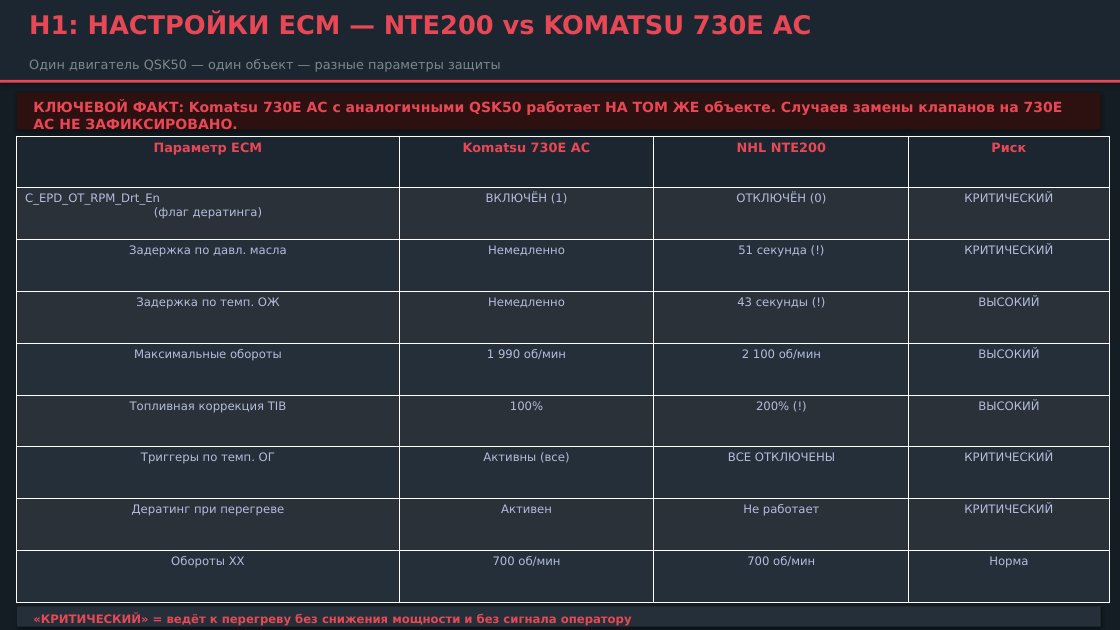
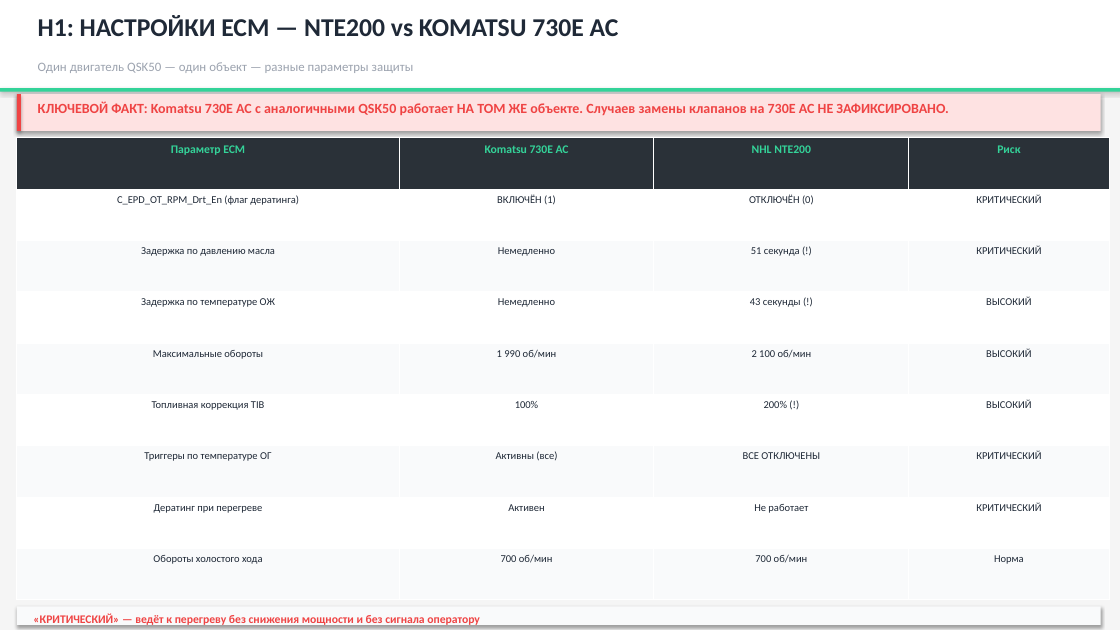
Before and after one commit to victorekuznetsov/NTE200, a slide deck: slide 11 of Презентация_анализ_клапанов_QSK50_NTE200.pptx. Drawn at 1120x630 pixels with LibreOffice and Linux fonts; fonts in the diff are those of the drawing. Boxes give left, top, right and bottom in pixels: in the first picture for what was removed or moved away, otherwise in the second. Text is boxed around its words. In the diff, an @@ line names an element or a change of style, - is before the commit and + after.

```diff
--- a/Презентация_анализ_клапанов_QSK50_NTE200.pptx
+++ b/Презентация_анализ_клапанов_QSK50_NTE200.pptx
@@ background #141C24 to #F5F5F5 @@
@@ rectangle: place and size @@
-rectangle at box(0, 0, 1120, 80)
+rectangle at box(0, 0, 1120, 88)
@@ rectangle at box(0, 0, 1120, 88): fill #1C2630 to #FFFFFF @@
@@ text "H1: НАСТРОЙКИ ECM — NTE200 ...": place and size @@
-text "H1: НАСТРОЙКИ ECM — NTE200 ..." at box(29, 15, 812, 35)
+text "H1: НАСТРОЙКИ ECM — NTE200 ..." at box(38, 15, 619, 36)
@@ text "H1: НАСТРОЙКИ ECM — NTE200 ..." at box(38, 15, 619, 36): font DejaVu Sans to Calibri, text colour #E84855 to #1F2937 @@
@@ text "Один двигатель QSK50 — один ...": place and size @@
-text "Один двигатель QSK50 — один ..." at box(29, 59, 501, 72)
+text "Один двигатель QSK50 — один ..." at box(38, 62, 414, 73)
@@ text "Один двигатель QSK50 — один ..." at box(38, 62, 414, 73): font DejaVu Sans to Calibri, text colour #80868B to #9CA3AF @@
@@ rectangle: place and size @@
-rectangle at box(0, 80, 1120, 83)
+rectangle at box(0, 88, 1120, 92)
@@ rectangle at box(0, 88, 1120, 92): fill #E84855 to #34D399 @@
@@ rectangle at box(17, 94, 1101, 131): fill #2D1010 to #FEE2E2 @@
@@ rectangle added at box(17, 94, 21, 131), fill #EF4444 @@
@@ text "КЛЮЧЕВОЙ ФАКТ: Komatsu 730E AC ..." at box(38, 102, 949, 115): font DejaVu Sans to Calibri, text colour #E84855 to #EF4444 @@
@@ table at box(17, 138, 1108, 600) @@
-row 3, column 1: Задержка по давл. масла
+row 3, column 1: Задержка по давлению масла
-row 4, column 1: Задержка по темп. ОЖ
+row 4, column 1: Задержка по температуре ОЖ
-row 7, column 1: Триггеры по темп. ОГ
+row 7, column 1: Триггеры по температуре ОГ
-row 9, column 1: Обороты ХХ
+row 9, column 1: Обороты холостого хода
@@ fill #1C2630 to #2A3138 in row 1 @@
@@ fill #2A3138 to #FFFFFF in 16 cells @@
@@ fill #242F39 to #F9FAFB in 16 cells @@
@@ size 11 to 10 pt, text colour #E84855 to #34D399 in "Параметр ECM", "Komatsu 730E AC", "NHL NTE200", "Риск" @@
@@ font DejaVu Sans to Calibri in "Параметр ECM", "Komatsu 730E AC", "NHL NTE200", "Риск" and 28 more places @@
@@ size 10 to 9 pt, text colour #B3BDDC to #1F2937 in "C_EPD_OT_RPM_Drt_En (флаг дератинга)", "ВКЛЮЧЁН (1)", "ОТКЛЮЧЁН (0)", "КРИТИЧЕСКИЙ" and 24 more places @@
@@ rectangle at box(17, 607, 1101, 625): fill #242F39 to #F9FAFB @@
@@ text at box(33, 613, 480, 626): text changed; font DejaVu Sans to Calibri; text colour #E84855 to #EF4444 @@
-«КРИТИЧЕСКИЙ» = ведёт к перегреву без снижения мощности и без сигнала оператору
+«КРИТИЧЕСКИЙ» — ведёт к перегреву без снижения мощности и без сигнала оператору
```
Also in this commit, not shown: 13 other slides changed, 6 slides added, 6 slides removed, 1 other file.
